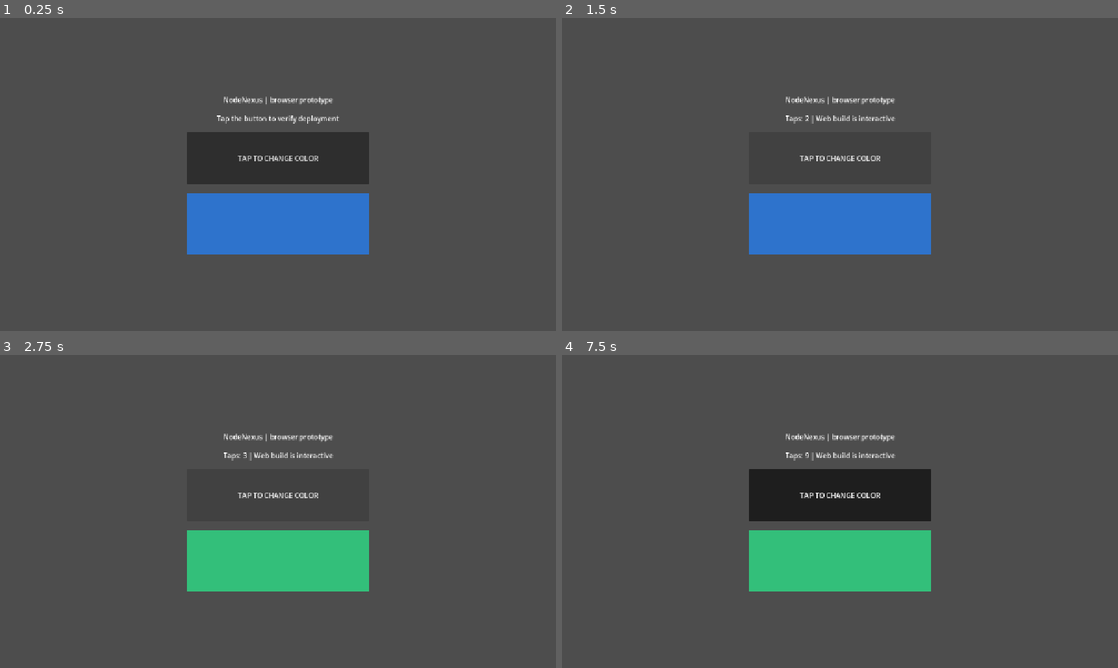
Above: before the commit, frames 1-4 (two rows, left to right).
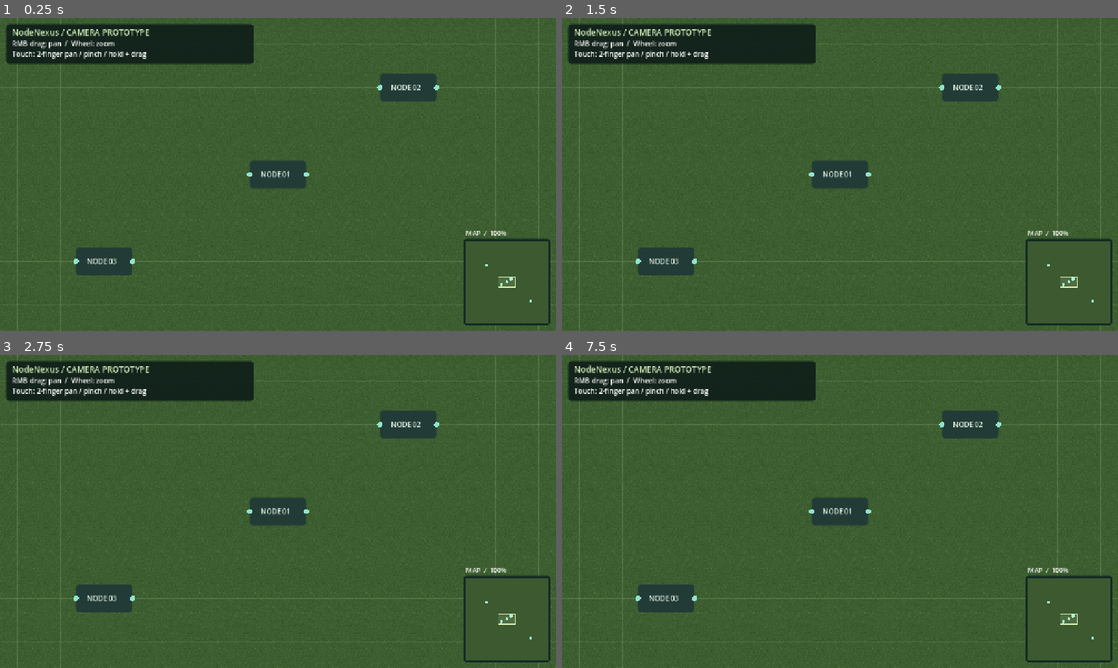
Above: after the commit, the same moments.

Repository: MCnagai/nodenexus-godot
Game: Godot game, scene res://scenes/main.tscn
The game is run twice, just before and just after one commit, with the same random seed, the same clock (stepped at 60 frames per second) and the same inputs.
Inputs (mouse positions are in pixels of both pictures, inside the frame that each line leads up to):
- Up to frame 1 (0.25 s): no input
- Up to frame 2 (1.5 s): click (840, 158) at 0.5 s, where only the run before the commit has a clickable "TAP TO CHANGE COLOR"; click (840, 158) at 1.25 s, where only the run before the commit has a clickable "TAP TO CHANGE COLOR"
- Up to frame 3 (2.75 s): click (278, 495) at 2 s, where only the run before the commit has a clickable "TAP TO CHANGE COLOR"
- Up to frame 4 (7.5 s): tap Enter at 2.75, 4.25, 5.75 s; move the mouse to (962, 495) at 2.77 s; click (962, 495) at 2.92 s; tap Space at 3.5, 5, 6.5 s; drag from (728, 527) to (812, 574) at 3.52 s; move the mouse to (895, 442) at 4.27 s; click (895, 442) at 4.42 s; drag from (812, 574) to (673, 464) at 5.02 s; move the mouse to (1006, 558) at 5.77 s; click (1006, 558) at 5.92 s; drag from (673, 464) to (756, 433) at 6.52 s; move the mouse to (867, 511) at 7.27 s; click (867, 511) at 7.42 s

The runs differ from the first frame. In frame 1, 92% of the frame differs, in the area x 0-100%, y 0-100%; in frame 2, 92%; in frame 3, 92%; in frame 4, 93%.

Commit message:
Add map camera controls, grass grid and minimap

Diff:
--- a/project.godot
+++ b/project.godot
@@ -14,3 +14,7 @@
 renderer/rendering_method="gl_compatibility"
 renderer/rendering_method.mobile="gl_compatibility"
 textures/default_filters/use_nearest_mipmap_filter=false
+
+[input_devices]
+pointing/emulate_mouse_from_touch=false
+pointing/emulate_touch_from_mouse=false
--- a/scenes/main.tscn
+++ b/scenes/main.tscn
@@ -10,35 +10,3 @@
 grow_horizontal = 2
 grow_vertical = 2
 script = ExtResource("1_main")
-
-[node name="Center" type="CenterContainer" parent="."]
-layout_mode = 1
-anchors_preset = 15
-anchor_right = 1.0
-anchor_bottom = 1.0
-grow_horizontal = 2
-grow_vertical = 2
-
-[node name="Stack" type="VBoxContainer" parent="Center"]
-layout_mode = 2
-theme_override_constants/separation = 20
-
-[node name="Title" type="Label" parent="Center/Stack"]
-layout_mode = 2
-text = "NodeNexus | browser prototype"
-horizontal_alignment = 1
-
-[node name="Status" type="Label" parent="Center/Stack"]
-layout_mode = 2
-text = "Tap the button to verify deployment"
-horizontal_alignment = 1
-
-[node name="TapButton" type="Button" parent="Center/Stack"]
-custom_minimum_size = Vector2(420, 120)
-layout_mode = 2
-text = "TAP TO CHANGE COLOR"
-
-[node name="Indicator" type="ColorRect" parent="Center/Stack"]
-custom_minimum_size = Vector2(420, 140)
-layout_mode = 2
-color = Color(0.18, 0.45, 0.8, 1)
--- a/scripts/main.gd
+++ b/scripts/main.gd
@@ -1,15 +1,186 @@
 extends Control
 
-@onready var status: Label = $Center/Stack/Status
-@onready var tap_button: Button = $Center/Stack/TapButton
-@onready var indicator: ColorRect = $Center/Stack/Indicator
+signal context_pressed(world_position: Vector2)
 
-var tap_count: int = 0
+const MAP_SIZE := Vector2(6000, 6000)
+const GRID := 100.0
+const MIN_ZOOM := 0.3
+const MAX_ZOOM := 2.5
+const HOLD_SECONDS := 0.5
+const HOLD_SLOP := 12.0
+
+var camera_position := MAP_SIZE / 2.0
+var camera_zoom := 1.0
+# Temporary markers; replace with the live node collection when units are implemented.
+var node_positions: Array[Vector2] = [Vector2(3000, 3000), Vector2(3300, 2800), Vector2(2600, 3200), Vector2(1500, 1800), Vector2(4700, 4400)]
+var grass: ImageTexture
+var touches: Dictionary = {}
+var hold_origin := Vector2.ZERO
+var hold_elapsed := 0.0
+var hold_pending := false
+var touch_right := false
+var mouse_right := false
+var gesture_blocked := false
 
 func _ready() -> void:
-    tap_button.pressed.connect(_on_tap)
+    mouse_filter = Control.MOUSE_FILTER_IGNORE
+    texture_repeat = CanvasItem.TEXTURE_REPEAT_ENABLED
+    grass = _make_grass()
+    resized.connect(_refresh)
+    _refresh()
 
-func _on_tap() -> void:
-    tap_count += 1
-    status.text = "Taps: %d | Web build is interactive" % tap_count
-    indicator.color = Color(0.2, 0.75, 0.48) if tap_count % 2 == 1 else Color(0.18, 0.45, 0.8)
+func _make_grass() -> ImageTexture:
+    var image := Image.create(128, 128, false, Image.FORMAT_RGB8)
+    var rng := RandomNumberGenerator.new()
+    rng.seed = 42
+    for y in range(128):
+        for x in range(128):
+            var shade := rng.randf_range(-0.035, 0.035)
+            image.set_pixel(x, y, Color(0.24 + shade, 0.37 + shade, 0.19 + shade))
+    for i in range(180):
+        var x := rng.randi_range(1, 126)
+        var y := rng.randi_range(3, 126)
+        var color := Color(0.32, 0.45, 0.23) if i % 2 else Color(0.19, 0.31, 0.15)
+        image.set_pixel(x, y, color)
+        image.set_pixel(x, y - 1, color)
+        image.set_pixel(x + 1, y - 2, color)
+    return ImageTexture.create_from_image(image)
+
+func screen_to_world(point: Vector2) -> Vector2:
+    return camera_position + (point - size / 2.0) / camera_zoom
+
+func visible_world_rect() -> Rect2:
+    return Rect2(camera_position - size / camera_zoom / 2.0, size / camera_zoom)
+
+func minimap_rect() -> Rect2:
+    var side := minf(190.0, minf(size.x * 0.28, size.y * 0.32))
+    return Rect2(size - Vector2(side + 18, side + 18), Vector2(side, side))
+
+func _refresh() -> void:
+    var half := size / camera_zoom / 2.0
+    camera_position.x = clampf(camera_position.x, minf(half.x, MAP_SIZE.x / 2), maxf(MAP_SIZE.x - half.x, MAP_SIZE.x / 2))
+    camera_position.y = clampf(camera_position.y, minf(half.y, MAP_SIZE.y / 2), maxf(MAP_SIZE.y - half.y, MAP_SIZE.y / 2))
+    queue_redraw()
+
+func pan_screen(delta: Vector2) -> void:
+    camera_position -= delta / camera_zoom
+    _refresh()
+
+func zoom_at(factor: float, anchor: Vector2) -> void:
+    var before := screen_to_world(anchor)
+    camera_zoom = clampf(camera_zoom * factor, MIN_ZOOM, MAX_ZOOM)
+    camera_position += before - screen_to_world(anchor)
+    _refresh()
+
+func _process(delta: float) -> void:
+    if hold_pending and touches.size() == 1:
+        hold_elapsed += delta
+        if hold_elapsed >= HOLD_SECONDS:
+            hold_pending = false
+            touch_right = true
+            context_pressed.emit(screen_to_world(hold_origin))
+            queue_redraw()
+
+func _notification(what: int) -> void:
+    if what == NOTIFICATION_APPLICATION_FOCUS_OUT:
+        touches.clear()
+        hold_pending = false
+        touch_right = false
+        mouse_right = false
+        gesture_blocked = false
+
+func _input(event: InputEvent) -> void:
+    if event is InputEventScreenTouch:
+        if event.pressed:
+            if touches.is_empty():
+                gesture_blocked = minimap_rect().has_point(event.position)
+            touches[event.index] = event.position
+            hold_pending = touches.size() == 1 and not gesture_blocked
+            hold_elapsed = 0.0
+            hold_origin = event.position
+            touch_right = false
+        else:
+            touches.erase(event.index)
+            hold_pending = false
+            touch_right = false
+            if touches.is_empty():
+                gesture_blocked = false
+        get_viewport().set_input_as_handled()
+    elif event is InputEventScreenDrag:
+        if not touches.has(event.index):
+            return
+        var previous: Vector2 = touches[event.index]
+        if touches.size() == 2 and not gesture_blocked:
+            var ids := touches.keys()
+            var other: Vector2 = touches[ids[1] if ids[0] == event.index else ids[0]]
+            var old_center := (previous + other) / 2.0
+            var new_center: Vector2 = (event.position + other) / 2.0
+            var old_distance := previous.distance_to(other)
+            touches[event.index] = event.position
+            pan_screen(new_center - old_center)
+            if old_distance > 1.0:
+                zoom_at(event.position.distance_to(other) / old_distance, new_center)
+        else:
+            touches[event.index] = event.position
+            if touches.size() == 1 and not gesture_blocked:
+                if touch_right:
+                    pan_screen(event.position - previous)
+                elif event.position.distance_to(hold_origin) > HOLD_SLOP:
+                    hold_pending = false
+        get_viewport().set_input_as_handled()
+    elif event is InputEventMouseButton:
+        if event.device == InputEvent.DEVICE_ID_EMULATION:
+            return
+        if event.button_index == MOUSE_BUTTON_RIGHT:
+            mouse_right = event.pressed and not minimap_rect().has_point(event.position)
+            if mouse_right:
+                context_pressed.emit(screen_to_world(event.position))
+        elif event.pressed and not minimap_rect().has_point(event.position):
+            if event.button_index == MOUSE_BUTTON_WHEEL_UP:
+                zoom_at(1.12, event.position)
+            elif event.button_index == MOUSE_BUTTON_WHEEL_DOWN:
+                zoom_at(1.0 / 1.12, event.position)
+    elif event is InputEventMouseMotion:
+        if event.device != InputEvent.DEVICE_ID_EMULATION and mouse_right:
+            pan_screen(event.relative)
+
+func _draw() -> void:
+    draw_rect(Rect2(Vector2.ZERO, size), Color("18241c"))
+    draw_set_transform(size / 2.0 - camera_position * camera_zoom, 0, Vector2.ONE * camera_zoom)
+    if grass:
+        draw_texture_rect(grass, Rect2(Vector2.ZERO, MAP_SIZE), true)
+    var visible := visible_world_rect().intersection(Rect2(Vector2.ZERO, MAP_SIZE))
+    for x in range(int(ceil(visible.position.x / GRID)), int(floor(visible.end.x / GRID)) + 1):
+        draw_line(Vector2(x * GRID, visible.position.y), Vector2(x * GRID, visible.end.y), Color(0.8, 0.9, 0.7, 0.14), 1.0 / camera_zoom)
+    for y in range(int(ceil(visible.position.y / GRID)), int(floor(visible.end.y / GRID)) + 1):
+        draw_line(Vector2(visible.position.x, y * GRID), Vector2(visible.end.x, y * GRID), Color(0.8, 0.9, 0.7, 0.14), 1.0 / camera_zoom)
+    for i in range(node_positions.size()):
+        var point := node_positions[i]
+        draw_style_box(_panel(Color("233b37")), Rect2(point - Vector2(65, 32), Vector2(130, 64)))
+        draw_circle(point + Vector2(-65, 0), 6, Color("8ee5cf"))
+        draw_circle(point + Vector2(65, 0), 6, Color("8ee5cf"))
+        draw_string(ThemeDB.fallback_font, point + Vector2(-40, 6), "NODE %02d" % (i + 1), HORIZONTAL_ALIGNMENT_LEFT, -1, 16, Color("e2f1df"))
+    draw_set_transform(Vector2.ZERO)
+    draw_style_box(_panel(Color(0.06, 0.12, 0.10, 0.92)), Rect2(14, 14, minf(size.x - 28, 570), 92))
+    draw_string(ThemeDB.fallback_font, Vector2(28, 40), "NodeNexus / CAMERA PROTOTYPE", HORIZONTAL_ALIGNMENT_LEFT, -1, 19, Color("d5efba"))
+    draw_string(ThemeDB.fallback_font, Vector2(28, 65), "RMB drag: pan  /  Wheel: zoom", HORIZONTAL_ALIGNMENT_LEFT, -1, 16)
+    draw_string(ThemeDB.fallback_font, Vector2(28, 89), "Touch: 2-finger pan / pinch / hold + drag", HORIZONTAL_ALIGNMENT_LEFT, -1, 16)
+    var mini := minimap_rect()
+    draw_style_box(_panel(Color("122b23")), mini.grow(5))
+    draw_rect(mini, Color("3c5930"))
+    var ratio := mini.size / MAP_SIZE
+    for point in node_positions:
+        draw_circle(mini.position + point * ratio, 3.5, Color("9df3d6"))
+    var view := visible_world_rect().intersection(Rect2(Vector2.ZERO, MAP_SIZE))
+    var frame := Rect2(mini.position + view.position * ratio, view.size * ratio)
+    draw_rect(frame, Color(0.9, 1.0, 0.8, 0.12))
+    draw_rect(frame, Color("e0f2b2"), false, 2)
+    draw_string(ThemeDB.fallback_font, mini.position - Vector2(0, 12), "MAP  /  %d%%" % roundi(camera_zoom * 100), HORIZONTAL_ALIGNMENT_LEFT, -1, 15)
+    if touch_right:
+        draw_circle(hold_origin, 18, Color("e0f2b2"), false, 2)
+
+func _panel(color: Color) -> StyleBoxFlat:
+    var style := StyleBoxFlat.new()
+    style.bg_color = color
+    style.set_corner_radius_all(8)
+    return style
--- a/tests/test_smoke.gd
+++ b/tests/test_smoke.gd
@@ -1,26 +1,80 @@
 extends SceneTree
+
+var failures := 0
 
 func _initialize() -> void:
     call_deferred("_run")
 
+func check(condition: bool, message: String) -> void:
+    if not condition:
+        push_error(message)
+        failures += 1
+
+func touch(scene: Control, index: int, position: Vector2, pressed: bool) -> void:
+    var event := InputEventScreenTouch.new()
+    event.index = index
+    event.position = position
+    event.pressed = pressed
+    scene._input(event)
+
+func drag(scene: Control, index: int, position: Vector2) -> void:
+    var event := InputEventScreenDrag.new()
+    event.index = index
+    event.position = position
+    scene._input(event)
+
 func _run() -> void:
-    var packed: PackedScene = load("res://scenes/main.tscn")
-    if packed == null:
-        push_error("Main scene did not load")
-        quit(1)
-        return
-    var scene: Control = packed.instantiate()
+    var scene = load("res://scenes/main.tscn").instantiate()
     root.add_child(scene)
     await process_frame
-    var button: Button = scene.get_node("Center/Stack/TapButton")
-    if button == null:
-        push_error("Tap button missing")
-        quit(1)
-        return
-    button.pressed.emit()
-    if scene.tap_count != 1:
-        push_error("Tap interaction failed")
-        quit(1)
-        return
-    print("SMOKE_TEST_PASSED")
-    quit(0)
+    check(scene.grass != null, "Grass texture missing")
+    var start: Vector2 = scene.camera_position
+    var button := InputEventMouseButton.new()
+    button.button_index = MOUSE_BUTTON_RIGHT
+    button.position = Vector2(300, 200)
+    button.pressed = true
+    scene._input(button)
+    var motion := InputEventMouseMotion.new()
+    motion.relative = Vector2(100, 50)
+    scene._input(motion)
+    check(scene.camera_position.is_equal_approx(start - motion.relative), "RMB pan failed")
+    button.pressed = false
+    scene._input(button)
+    var anchor := Vector2(250, 250)
+    var world: Vector2 = scene.screen_to_world(anchor)
+    button.button_index = MOUSE_BUTTON_WHEEL_UP
+    button.position = anchor
+    button.pressed = true
+    scene._input(button)
+    check(is_equal_approx(scene.camera_zoom, 1.12), "Wheel zoom failed")
+    check(scene.screen_to_world(anchor).is_equal_approx(world), "Zoom anchor drifted")
+    scene.camera_zoom = 1.0
+    scene.camera_position = start
+    touch(scene, 0, Vector2(300, 300), true)
+    scene._process(0.6)
+    check(scene.touch_right, "Long press did not become RMB")
+    drag(scene, 0, Vector2(350, 300))
+    check(scene.camera_position.is_equal_approx(start - Vector2(50, 0)), "Hold drag failed")
+    touch(scene, 0, Vector2(350, 300), false)
+    touch(scene, 0, Vector2(300, 300), true)
+    drag(scene, 0, Vector2(330, 300))
+    scene._process(0.6)
+    check(not scene.touch_right, "Moving finger triggered hold")
+    touch(scene, 1, Vector2(500, 300), true)
+    var before: Vector2 = scene.screen_to_world(Vector2(415, 300))
+    drag(scene, 1, Vector2(600, 300))
+    check(scene.camera_zoom > 1.0, "Pinch zoom failed")
+    check(scene.screen_to_world(Vector2(465, 300)).is_equal_approx(before), "Pinch centroid anchor drifted")
+    touch(scene, 1, Vector2(600, 300), false)
+    scene._process(0.6)
+    check(not scene.touch_right, "Remaining finger triggered accidental hold")
+    scene._notification(MainLoop.NOTIFICATION_APPLICATION_FOCUS_OUT)
+    check(scene.touches.is_empty() and not scene.mouse_right, "Focus loss left input active")
+    scene.zoom_at(10000.0, scene.size / 2)
+    check(is_equal_approx(scene.camera_zoom, scene.MAX_ZOOM), "Maximum zoom failed")
+    scene.zoom_at(0.00001, scene.size / 2)
+    check(is_equal_approx(scene.camera_zoom, scene.MIN_ZOOM), "Minimum zoom failed")
+    scene.pan_screen(Vector2(100000, 100000))
+    check(scene.visible_world_rect().position.x >= -0.01, "Camera escaped map bounds")
+    print("SMOKE_TEST_PASSED" if failures == 0 else "SMOKE_TEST_FAILED")
+    quit(0 if failures == 0 else 1)
Not shown, added: scripts/main.gd.uid
Not shown, added: tests/test_smoke.gd.uid
Not shown, changed: README.md
